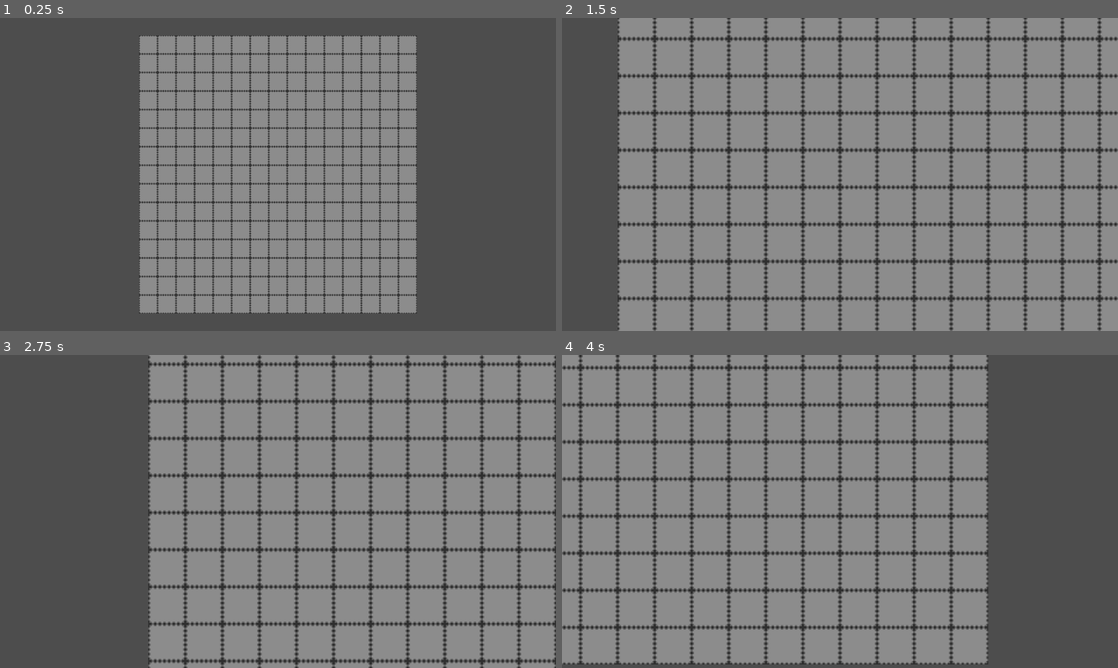
Above: before the commit, frames 1-4 (two rows, left to right).
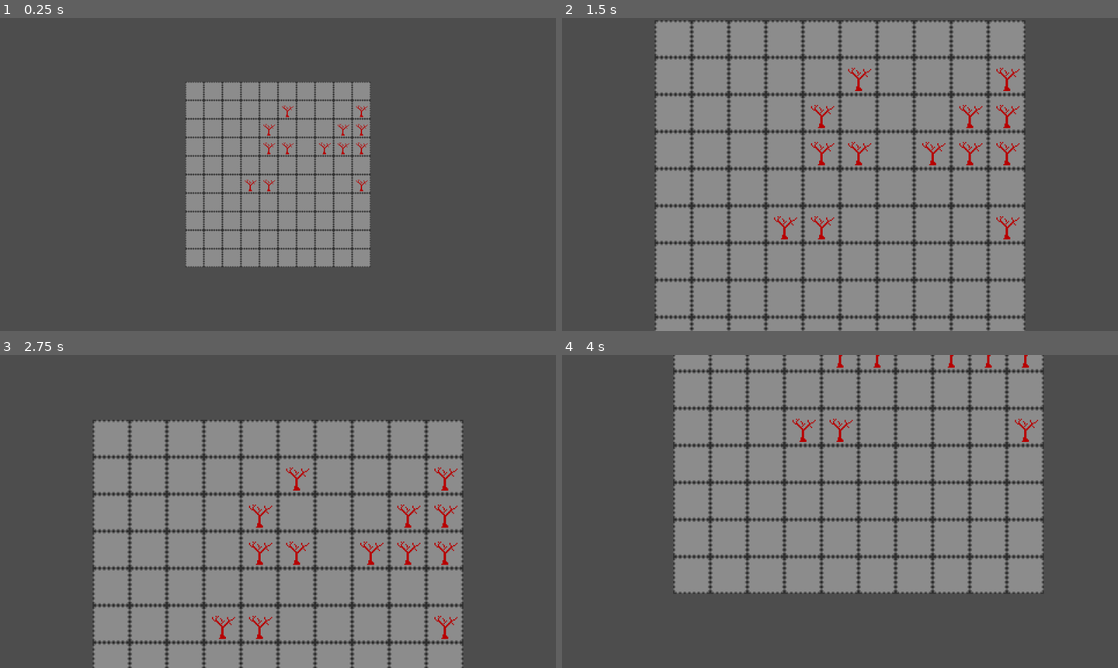
Above: after the commit, the same moments.

Repository: CattacoCattaco/strategy-deckbuilder-roguelike
Game: Godot game, scene res://tile_grid/tile_grid.tscn
The game is run twice, just before and just after one commit, with the same random seed, the same clock (stepped at 60 frames per second) and the same inputs.
Inputs (mouse positions are in pixels of both pictures, inside the frame that each line leads up to):
- Up to frame 1 (0.25 s): no input
- Up to frame 2 (1.5 s): tap Enter at 0.5 s; move the mouse to (962, 158) at 0.52 s; hold Right 0.53-1.25 s; hold Z (zoom) 0.53-1.25 s; click (962, 158) at 0.67 s; tap Space at 1.25 s; drag from (728, 190) to (812, 237) at 1.27 s
- Up to frame 3 (2.75 s): tap Enter at 2 s; move the mouse to (333, 442) at 2.02 s; hold Right from 2.03 s (still down); tap Shift at 2.1 s
- Up to frame 4 (4 s): release Right at 2.75 s; tap Space at 2.75 s; drag from (812, 574) to (673, 464) at 2.77 s; tap Enter at 3.5 s; move the mouse to (1006, 558) at 3.52 s; hold Left from 3.53 s (still down); tap Alt at 3.6 s

The runs differ from the first frame. In frame 1, 29% of the frame differs, in the area x 25-75%, y 5-95%; in frame 2, 34%; in frame 3, 48%; in frame 4, 50%, in the area x 0-87%, y 0-99%.

Commit message:
Create LevelBuilder
Created LevelBuilder which creates a basic level layout

Diff:
--- /dev/null
+++ b/tile_grid/level_builder/level_builder.gd
@@ -0,0 +1,65 @@
+class_name LevelBuilder
+extends Node2D
+
+@export var tile_grid: TileGrid
+
+@export var clump_obstacles: Array[TileObjectData]
+@export var clump_obstacle_weights: Array[int]
+@export var single_obstacles: Array[TileObjectData]
+@export var single_obstacle_weights: Array[int]
+
+
+func place_objects() -> void:
+	var tile_count: int = tile_grid.size.x * tile_grid.size.y
+
+	var untouched_cells: Array[Vector2i] = []
+
+	for x in range(tile_grid.size.x):
+		for y in range(tile_grid.size.y):
+			untouched_cells.append(Vector2i(x, y))
+
+	var clump_count: int = floori(randf_range(tile_count / 80.0, tile_count / 25.0))
+	for i in range(clump_count):
+		var clump_object: TileObjectData = (
+				pick_random_weighted(clump_obstacles, clump_obstacle_weights))
+
+		var start_pos_index: int = randi_range(0, len(untouched_cells) - 1)
+		var pos: Vector2i = untouched_cells[start_pos_index]
+		untouched_cells.remove_at(start_pos_index)
+
+		var tile: Tile = tile_grid.tiles[pos.x][pos.y]
+		tile.add_object(clump_object)
+
+		for j in range(randi_range(2, 7)):
+			var empty_neighbors: Array[Vector2i] = []
+			for dir in [Vector2i(0, 1), Vector2i(1,0), Vector2i(0, -1), Vector2i(-1,0)]:
+				if pos + dir in untouched_cells:
+					empty_neighbors.append(pos + dir)
+
+			if len(empty_neighbors) == 0:
+				break
+
+			pos = empty_neighbors.pick_random()
+			untouched_cells.erase(pos)
+
+			tile = tile_grid.tiles[pos.x][pos.y]
+			tile.add_object(clump_object)
+
+	var single_obstacle_count: int = floori(randf_range(tile_count / 20.0, tile_count / 10.0))
+	for i in range(single_obstacle_count):
+		var pos_index: int = randi_range(0, len(untouched_cells) - 1)
+		var pos: Vector2i = untouched_cells[pos_index]
+		untouched_cells.remove_at(pos_index)
+
+		var tile: Tile = tile_grid.tiles[pos.x][pos.y]
+		tile.add_object(pick_random_weighted(single_obstacles, single_obstacle_weights))
+
+
+func pick_random_weighted(data_list: Array[TileObjectData], weights: Array[int]) -> TileObjectData:
+	var weighted_list: Array[TileObjectData] = []
+
+	for i in range(len(data_list)):
+		for j in range(weights[i]):
+			weighted_list.append(data_list[i])
+
+	return weighted_list.pick_random()
--- a/tile_grid/tile/tile.gd
+++ b/tile_grid/tile/tile.gd
@@ -1,7 +1,16 @@
 class_name Tile
 extends Node2D
 
+@export var tile_object_scene: PackedScene
+
 @export var bg: Sprite2D
-@export var contents: TileObject
+
+var object: TileObject
 
 var pos: Vector2i
+
+
+func add_object(data: TileObjectData) -> void:
+	object = tile_object_scene.instantiate()
+	add_child(object)
+	object.data = data
--- a/tile_grid/tile/tile.tscn
+++ b/tile_grid/tile/tile.tscn
@@ -1,10 +1,12 @@
-[gd_scene load_steps=3 format=3 uid="uid://bpsyv3nuyvf5d"]
+[gd_scene load_steps=4 format=3 uid="uid://bpsyv3nuyvf5d"]
 
 [ext_resource type="Script" uid="uid://dlktcg44c12sb" path="res://tile_grid/tile/tile.gd" id="1_btt4l"]
 [ext_resource type="Texture2D" uid="uid://ylwdu1kes44o" path="res://tile_grid/tile/tile.png" id="1_su6p1"]
+[ext_resource type="PackedScene" uid="uid://iwl66mv6hxcn" path="res://tile_grid/tile/tile_object/tile_object.tscn" id="2_exanw"]
 
 [node name="Tile" type="Node2D" node_paths=PackedStringArray("bg")]
 script = ExtResource("1_btt4l")
+tile_object_scene = ExtResource("2_exanw")
 bg = NodePath("Sprite")
 
 [node name="Sprite" type="Sprite2D" parent="."]
--- /dev/null
+++ b/tile_grid/tile/tile_object/data/objects/tree.tres
@@ -0,0 +1,15 @@
+[gd_resource type="Resource" script_class="TileObjectData" load_steps=5 format=3 uid="uid://ccciw1ve4yhmy"]
+
+[ext_resource type="Script" uid="uid://c2nkdbuc7i2gr" path="res://tile_grid/tile/tile_object/data/action_source/null_action_source.gd" id="1_4y00a"]
+[ext_resource type="Script" uid="uid://g0hmwqu3bxiu" path="res://tile_grid/tile/tile_object/data/tile_object_data.gd" id="2_xs63t"]
+[ext_resource type="Texture2D" uid="uid://oemfysvnedf3" path="res://tile_grid/tile/tile_object/textures/dead_tree.png" id="3_4y00a"]
+
+[sub_resource type="Resource" id="Resource_p0noj"]
+script = ExtResource("1_4y00a")
+metadata/_custom_type_script = "uid://c2nkdbuc7i2gr"
+
+[resource]
+script = ExtResource("2_xs63t")
+texture = ExtResource("3_4y00a")
+action_source = SubResource("Resource_p0noj")
+metadata/_custom_type_script = "uid://g0hmwqu3bxiu"
--- a/tile_grid/tile/tile_object/tile_object.gd
+++ b/tile_grid/tile/tile_object/tile_object.gd
@@ -15,5 +15,4 @@
 
 	sprite.sprite_frames = data.get_sprite_frames()
 
-	sprite.autoplay = "default"
 	sprite.play("default")
--- a/tile_grid/tile_grid.gd
+++ b/tile_grid/tile_grid.gd
@@ -2,9 +2,11 @@
 extends Node2D
 
 @export var tile_scene: PackedScene
-@export var camera_padding := Vector2i(128, 128)
+@export var level_builder: LevelBuilder
 
-@export var size := Vector2i(15, 10)
+@export var camera_padding := Vector2i(64, 64)
+
+@export var size := Vector2i(15, 15)
 
 var tiles: Array[Array] = []
 
@@ -27,6 +29,8 @@
 
 		tiles.append(column)
 
+	level_builder.place_objects()
+
 
 func get_camera_bounds() -> Rect2:
 	var bottom_right: Vector2 = size * 16
--- a/tile_grid/tile_grid.tscn
+++ b/tile_grid/tile_grid.tscn
@@ -1,13 +1,26 @@
-[gd_scene load_steps=4 format=3 uid="uid://b3li581ttt0ou"]
+[gd_scene load_steps=8 format=3 uid="uid://b3li581ttt0ou"]
 
 [ext_resource type="Script" uid="uid://dv8bcihoqww0t" path="res://tile_grid/tile_grid.gd" id="1_slx1t"]
 [ext_resource type="PackedScene" uid="uid://bpsyv3nuyvf5d" path="res://tile_grid/tile/tile.tscn" id="2_fwkuo"]
 [ext_resource type="Script" uid="uid://cn56h7lmh3kpr" path="res://camera/draggable_camera.gd" id="3_gjkwh"]
+[ext_resource type="Script" uid="uid://cvaphaq5sg73r" path="res://tile_grid/level_builder/level_builder.gd" id="3_tunm5"]
+[ext_resource type="Script" uid="uid://g0hmwqu3bxiu" path="res://tile_grid/tile/tile_object/data/tile_object_data.gd" id="4_t02f7"]
+[ext_resource type="Resource" uid="uid://dq2vskswinh63" path="res://tile_grid/tile/tile_object/data/objects/acid.tres" id="5_pf1a3"]
+[ext_resource type="Resource" uid="uid://ccciw1ve4yhmy" path="res://tile_grid/tile/tile_object/data/objects/tree.tres" id="6_pf1a3"]
 
-[node name="TileGrid" type="Node2D"]
+[node name="TileGrid" type="Node2D" node_paths=PackedStringArray("level_builder")]
 script = ExtResource("1_slx1t")
 tile_scene = ExtResource("2_fwkuo")
-size = Vector2i(15, 15)
+level_builder = NodePath("LevelBuilder")
+size = Vector2i(10, 10)
+
+[node name="LevelBuilder" type="Node2D" parent="." node_paths=PackedStringArray("tile_grid")]
+script = ExtResource("3_tunm5")
+tile_grid = NodePath("..")
+clump_obstacles = Array[ExtResource("4_t02f7")]([ExtResource("6_pf1a3")])
+clump_obstacle_weights = Array[int]([1])
+single_obstacles = Array[ExtResource("4_t02f7")]([ExtResource("5_pf1a3"), ExtResource("6_pf1a3")])
+single_obstacle_weights = Array[int]([1, 2])
 
 [node name="DraggableCamera" type="Camera2D" parent="." node_paths=PackedStringArray("tile_grid")]
 script = ExtResource("3_gjkwh")
Not shown, added: tile_grid/level_builder/level_builder.gd.uid
Binary file added: tile_grid/tile/tile_object/textures/dead_tree.png
Not shown, added: tile_grid/tile/tile_object/textures/dead_tree.png.import
